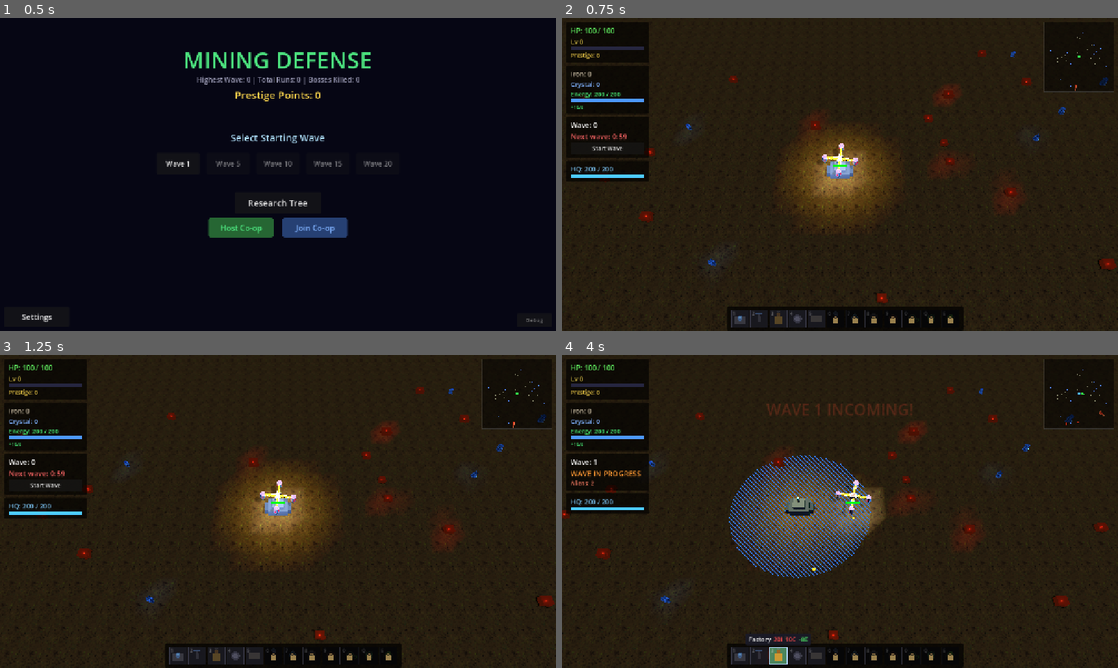
Above: before the commit, frames 1-4 (two rows, left to right).
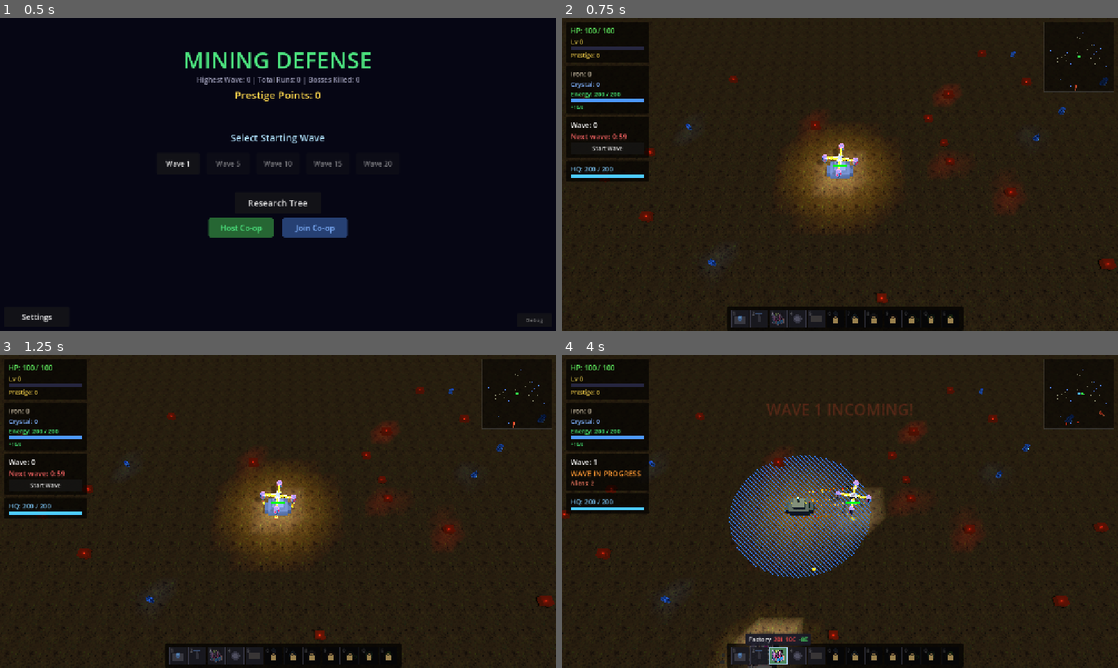
Above: after the commit, the same moments.

Repository: RubenTipparach/godot-sandbox
Game: Godot game, scene res://scenes/main.tscn
The game is run twice, just before and just after one commit, with the same random seed, the same clock (stepped at 60 frames per second) and the same inputs.
Inputs (mouse positions are in pixels of both pictures, inside the frame that each line leads up to):
- Up to frame 1 (0.5 s): no input
- Up to frame 2 (0.75 s): click "Wave 1" at 0.5 s
- Up to frame 3 (1.25 s): no input
- Up to frame 4 (4 s): click "Start Wave" at 1.25 s; tap Enter at 2 s; drag from (739, 655) to (895, 442) at 2.02 s; tap Space at 2.75 s; drag from (756, 655) to (812, 574) at 2.77 s; move the mouse to (778, 655) at 3.52 s; hold D (move_right) from 3.53 s (still down); tap 3 (build_factory) at 3.6 s; click (778, 655) at 3.67 s

Frame 1 is identical in both runs. In frame 2, 0.1% of the frame differs, in the area x 37-54%, y 40-99%; in frame 3, 0.1%; in frame 4, 1.0%, in the area x 27-56%, y 40-100%.

Commit message:
added factory model and factory icon

Diff:
--- /dev/null
+++ b/godot-sandbox/resources/materials/flame.tres
@@ -0,0 +1,11 @@
+[gd_resource type="StandardMaterial3D" format=3 uid="uid://cbrcwmnncaiwm"]
+
+[ext_resource type="Texture2D" uid="uid://duumglnke3plm" path="res://resources/sprites/flame.png" id="1_p54dt"]
+
+[resource]
+transparency = 1
+albedo_color = Color(1, 0.8509804, 0.34117648, 1)
+albedo_texture = ExtResource("1_p54dt")
+emission_energy_multiplier = 5.95
+texture_filter = 0
+billboard_mode = 1
--- a/godot-sandbox/scenes/bullet.tscn
+++ b/godot-sandbox/scenes/bullet.tscn
@@ -1,6 +1,25 @@
-[gd_scene load_steps=2 format=3]
+[gd_scene format=3 uid="uid://dh8evteqpnujh"]
 
-[ext_resource type="Script" path="res://scripts/bullet.gd" id="1"]
+[ext_resource type="Script" uid="uid://di2a064rditfx" path="res://scripts/bullet.gd" id="1"]
 
-[node name="Bullet" type="Node2D"]
+[sub_resource type="Gradient" id="gradient_1"]
+offsets = PackedFloat32Array(0, 0.4, 1)
+colors = PackedColorArray(1, 1, 1, 0, 1, 1, 1, 1, 1, 1, 1, 0.3)
+
+[sub_resource type="GradientTexture2D" id="texture_1"]
+gradient = SubResource("gradient_1")
+width = 24
+height = 8
+fill_from = Vector2(0, 0.5)
+fill_to = Vector2(1, 0.5)
+
+[node name="Bullet" type="Node2D" unique_id=273121595]
 script = ExtResource("1")
+
+[node name="Sprite2D" type="Sprite2D" parent="." unique_id=670248906]
+texture = SubResource("texture_1")
+
+[node name="Trail" type="GPUParticles2D" parent="." unique_id=1644995793]
+emitting = false
+amount = 12
+lifetime = 0.3
--- /dev/null
+++ b/godot-sandbox/scenes/factory_building.tscn
@@ -0,0 +1,24 @@
+[gd_scene format=3 uid="uid://bhigihv6g7w5j"]
+
+[ext_resource type="PackedScene" uid="uid://ceo61h8ed4il6" path="res://resources/models/factory.glb" id="1"]
+[ext_resource type="PackedScene" path="res://scenes/particles/smoke.tscn" id="2_7sv1j"]
+
+[node name="FactoryBuilding" type="Node3D" unique_id=1065369913]
+
+[node name="Model" parent="." unique_id=317736571 instance=ExtResource("1")]
+transform = Transform3D(3, 0, 0, 0, 3, 0, 0, 0, 3, 0, 0, 0)
+
+[node name="SpotLight3D" type="SpotLight3D" parent="." unique_id=1586783818]
+transform = Transform3D(1, 0, 0, 0, -4.371139e-08, 1, 0, -1, -4.371139e-08, 0, 70, 0)
+spot_range = 100.057
+spot_attenuation = -0.26
+spot_angle = 54.85
+
+[node name="SmokeFX" parent="." unique_id=1694503404 instance=ExtResource("2_7sv1j")]
+transform = Transform3D(1, 0, 0, 0, 1, 0, 0, 0, 1, -13, 51, 5)
+
+[node name="SmokeFX2" parent="." unique_id=1500616756 instance=ExtResource("2_7sv1j")]
+transform = Transform3D(1, 0, 0, 0, 1, 0, 0, 0, 1, -13, 51, 14)
+
+[node name="SmokeFX3" parent="." unique_id=1293982558 instance=ExtResource("2_7sv1j")]
+transform = Transform3D(1, 0, 0, 0, 1, 0, 0, 0, 1, -13, 38, -8)
--- /dev/null
+++ b/godot-sandbox/scenes/particles/smoke.tscn
@@ -0,0 +1,37 @@
+[gd_scene format=3]
+
+[sub_resource type="Gradient" id="smoke_gradient"]
+colors = PackedColorArray(0.6, 0.6, 0.6, 0.6, 0.3, 0.3, 0.3, 0)
+
+[sub_resource type="GradientTexture1D" id="smoke_grad_tex"]
+gradient = SubResource("smoke_gradient")
+
+[sub_resource type="ParticleProcessMaterial" id="smoke_mat"]
+direction = Vector3(0, 1, 0)
+spread = 15.0
+initial_velocity_min = 8.0
+initial_velocity_max = 16.0
+gravity = Vector3(0, 2, 0)
+damping_min = 2.0
+damping_max = 5.0
+scale_min = 1.0
+scale_max = 4.0
+color = Color(0.45, 0.42, 0.4, 0.5)
+color_ramp = SubResource("smoke_grad_tex")
+
+[sub_resource type="StandardMaterial3D" id="smoke_billboard_mat"]
+transparency = 1
+albedo_color = Color(0.5, 0.48, 0.45, 1)
+billboard_mode = 1
+
+[sub_resource type="QuadMesh" id="smoke_quad"]
+material = SubResource("smoke_billboard_mat")
+size = Vector2(4, 4)
+
+[node name="SmokeFX" type="GPUParticles3D"]
+cast_shadow = 0
+amount = 20
+lifetime = 1.5
+explosiveness = 0.0
+process_material = SubResource("smoke_mat")
+draw_pass_1 = SubResource("smoke_quad")
--- /dev/null
+++ b/godot-sandbox/scenes/particles/thruster.tscn
@@ -0,0 +1,34 @@
+[gd_scene format=3 uid="uid://bdapr52xf4o34"]
+
+[ext_resource type="Material" uid="uid://cbrcwmnncaiwm" path="res://resources/materials/flame.tres" id="1_mf4tt"]
+
+[sub_resource type="Gradient" id="thruster_gradient"]
+colors = PackedColorArray(1, 0.9, 0.3, 1, 1, 0.3, 0, 0)
+
+[sub_resource type="GradientTexture1D" id="thruster_grad_tex"]
+gradient = SubResource("thruster_gradient")
+
+[sub_resource type="ParticleProcessMaterial" id="thruster_mat"]
+direction = Vector3(0, -1, 0)
+spread = 8.0
+initial_velocity_min = 30.0
+initial_velocity_max = 60.0
+gravity = Vector3(0, 0, 0)
+damping_min = 5.0
+damping_max = 10.0
+scale_min = 0.6
+scale_max = 1.8
+color = Color(1, 0.7, 0.2, 1)
+color_ramp = SubResource("thruster_grad_tex")
+
+[sub_resource type="QuadMesh" id="QuadMesh_ys4te"]
+material = ExtResource("1_mf4tt")
+size = Vector2(3, 3)
+
+[node name="ThrusterFX1" type="GPUParticles3D" unique_id=1835250590]
+cast_shadow = 0
+amount = 16
+lifetime = 0.4
+explosiveness = 0.05
+process_material = SubResource("thruster_mat")
+draw_pass_1 = SubResource("QuadMesh_ys4te")
--- a/godot-sandbox/scenes/player_ship.tscn
+++ b/godot-sandbox/scenes/player_ship.tscn
@@ -1,6 +1,31 @@
 [gd_scene format=3 uid="uid://dvmlfavda273n"]
 
 [ext_resource type="PackedScene" uid="uid://rplhu7lpknyn" path="res://resources/models/cross_lander.glb" id="1"]
+[ext_resource type="PackedScene" uid="uid://bdapr52xf4o34" path="res://scenes/particles/thruster.tscn" id="2_7t0u0"]
+[ext_resource type="Material" uid="uid://cbrcwmnncaiwm" path="res://resources/materials/flame.tres" id="2_ye4q7"]
+
+[sub_resource type="Gradient" id="thruster_gradient"]
+colors = PackedColorArray(1, 0.9, 0.3, 1, 1, 0.3, 0, 0)
+
+[sub_resource type="GradientTexture1D" id="thruster_grad_tex"]
+gradient = SubResource("thruster_gradient")
+
+[sub_resource type="ParticleProcessMaterial" id="thruster_mat"]
+direction = Vector3(0, -1, 0)
+spread = 8.0
+initial_velocity_min = 30.0
+initial_velocity_max = 60.0
+gravity = Vector3(0, 0, 0)
+damping_min = 5.0
+damping_max = 10.0
+scale_min = 0.6
+scale_max = 1.8
+color = Color(1, 0.7, 0.2, 1)
+color_ramp = SubResource("thruster_grad_tex")
+
+[sub_resource type="QuadMesh" id="QuadMesh_ys4te"]
+material = ExtResource("2_ye4q7")
+size = Vector2(3, 3)
 
 [node name="PlayerShip" type="Node3D" unique_id=1593469570]
 
@@ -9,6 +34,7 @@
 
 [node name="SpotLight3D" type="SpotLight3D" parent="." unique_id=1800258020]
 transform = Transform3D(1, 0, 0, 0, -4.371139e-08, 1, 0, -1, -4.371139e-08, 0, 133.16992, 0)
+light_color = Color(0.6779307, 0.75176793, 1, 1)
 spot_range = 153.157
 spot_attenuation = -0.1
 spot_angle = 36.9
@@ -27,3 +53,65 @@
 
 [node name="LaserOrigin" type="Marker3D" parent="." unique_id=1330647160]
 transform = Transform3D(1, 0, 0, 0, 1, 0, 0, 0, 1, 0, 41, 0)
+
+[node name="Thruster1" type="Marker3D" parent="." unique_id=1364093862]
+transform = Transform3D(1, 0, 0, 0, 1, 0, 0, 0, 1, -30, 39, 0)
+
+[node name="ThrusterFX1" parent="Thruster1" unique_id=1835250590 instance=ExtResource("2_7t0u0")]
+
+[node name="ThrusterLight1" type="OmniLight3D" parent="Thruster1" unique_id=1397151061]
+light_color = Color(1, 0.6, 0.2, 1)
+light_energy = 1.5
+omni_range = 15.0
+omni_attenuation = 1.5
+
+[node name="Thruster2" type="Marker3D" parent="." unique_id=793060507]
+transform = Transform3D(1, 0, 0, 0, 1, 0, 0, 0, 1, 0, 39, -30)
+
+[node name="ThrusterLight2" type="OmniLight3D" parent="Thruster2" unique_id=16487976]
+light_color = Color(1, 0.6, 0.2, 1)
+light_energy = 1.5
+omni_range = 15.0
+omni_attenuation = 1.5
+
+[node name="ThrusterFX1" type="GPUParticles3D" parent="Thruster2" unique_id=1948467559]
+cast_shadow = 0
+amount = 16
+lifetime = 0.4
+explosiveness = 0.05
+process_material = SubResource("thruster_mat")
+draw_pass_1 = SubResource("QuadMesh_ys4te")
+
+[node name="Thruster3" type="Marker3D" parent="." unique_id=1676087388]
+transform = Transform3D(1, 0, 0, 0, 1, 0, 0, 0, 1, 0, 39, 30)
+
+[node name="ThrusterLight3" type="OmniLight3D" parent="Thruster3" unique_id=373031034]
+light_color = Color(1, 0.6, 0.2, 1)
+light_energy = 1.5
+omni_range = 15.0
+omni_attenuation = 1.5
+
+[node name="ThrusterFX1" type="GPUParticles3D" parent="Thruster3" unique_id=1234166113]
+cast_shadow = 0
+amount = 16
+lifetime = 0.4
+explosiveness = 0.05
+process_material = SubResource("thruster_mat")
+draw_pass_1 = SubResource("QuadMesh_ys4te")
+
+[node name="Thruster4" type="Marker3D" parent="." unique_id=1748573634]
+transform = Transform3D(1, 0, 0, 0, 1, 0, 0, 0, 1, 30, 38, 0)
+
+[node name="ThrusterLight4" type="OmniLight3D" parent="Thruster4" unique_id=986600137]
+light_color = Color(1, 0.6, 0.2, 1)
+light_energy = 1.5
+omni_range = 15.0
+omni_attenuation = 1.5
+
+[node name="ThrusterFX1" type="GPUParticles3D" parent="Thruster4" unique_id=1207892412]
+cast_shadow = 0
+amount = 16
+lifetime = 0.4
+explosiveness = 0.05
+process_material = SubResource("thruster_mat")
+draw_pass_1 = SubResource("QuadMesh_ys4te")
--- a/godot-sandbox/scripts/build_icon.gd
+++ b/godot-sandbox/scripts/build_icon.gd
@@ -9,6 +9,13 @@
 var crystal_cost: int = 0
 var locked: bool = false
 var is_hovered: bool = false
+
+var _icon_textures: Dictionary = {}
+
+func _get_icon_texture(path: String) -> Texture2D:
+	if path not in _icon_textures:
+		_icon_textures[path] = load(path)
+	return _icon_textures[path]
 
 signal pressed
 signal hovered(icon)
@@ -66,10 +73,13 @@
 			draw_circle(center, 6, Color(0.5, 0.5, 0.6, icon_alpha))
 			draw_line(center, center + Vector2(12, 0), Color(0.3, 0.3, 0.35, icon_alpha), 3.0)
 		"factory":
-			# Square with chimney
-			draw_rect(Rect2(10, 14, 20, 18), Color(0.8, 0.6, 0.2, icon_alpha))
-			draw_rect(Rect2(16, 6, 8, 10), Color(0.6, 0.4, 0.15, icon_alpha))
-			draw_circle(Vector2(20, 4), 3, Color(0.5, 0.5, 0.5, icon_alpha * 0.5))
+			var tex = _get_icon_texture("res://resources/sprites/factory icon.png")
+			if tex:
+				var tex_size = tex.get_size()
+				var scale_f = min(32.0 / tex_size.x, 32.0 / tex_size.y)
+				var draw_size = tex_size * scale_f
+				var offset = (Vector2(40, 40) - draw_size) / 2.0
+				draw_texture_rect(tex, Rect2(offset, draw_size), false, Color(1, 1, 1, icon_alpha))
 		"wall":
 			# Brick wall
 			draw_rect(Rect2(8, 12, 24, 16), Color(0.45, 0.42, 0.38, icon_alpha))
--- a/godot-sandbox/scripts/bullet.gd
+++ b/godot-sandbox/scripts/bullet.gd
@@ -17,9 +17,35 @@
 var chain_retention: float = CFG.chain_base_retention
 var visual_only: bool = false  # Remote bullets: just move + draw, no hit detection
 
+@onready var sprite: Sprite2D = $Sprite2D
+@onready var trail: GPUParticles2D = $Trail
+
+
+func _ready():
+	_update_color()
+
+	if trail:
+		trail.emitting = true
+
+
+func _update_color():
+	var color = Color(1, 0.9, 0.2)
+	if from_turret:
+		color = Color(0.3, 0.9, 1.0)
+	if burn_dps > 0:
+		color = Color(1.0, 0.5, 0.1)
+	if slow_amount > 0:
+		color = Color(0.4, 0.8, 1.0)
+
+	if sprite:
+		sprite.modulate = color
+	if trail:
+		trail.modulate = Color(color.r, color.g, color.b, 0.5)
+
 
 func _process(delta):
 	position += direction * speed * delta
+	rotation = direction.angle()
 	lifetime -= delta
 	if lifetime <= 0:
 		queue_free()
@@ -32,8 +58,6 @@
 				_on_hit(alien)
 				queue_free()
 				return
-
-	queue_redraw()
 
 
 func _on_hit(alien: Node2D):
@@ -98,17 +122,3 @@
 		fx.set_script(preload("res://scripts/lightning_effect.gd"))
 		fx.points = chain_positions
 		get_tree().current_scene.game_world_2d.add_child(fx)
-
-
-func _draw():
-	var color = Color(1, 0.9, 0.2)
-	if from_turret:
-		color = Color(0.3, 0.9, 1.0)
-	if burn_dps > 0:
-		color = Color(1.0, 0.5, 0.1)
-	if slow_amount > 0:
-		color = Color(0.4, 0.8, 1.0)
-
-	draw_circle(Vector2.ZERO, 3.0, color)
-	draw_circle(Vector2.ZERO, 1.5, Color(1, 1, 1, 0.8))
-	draw_line(Vector2.ZERO, -direction * 6.0, Color(color.r, color.g, color.b, 0.3), 2.0)
--- a/godot-sandbox/scripts/main.gd
+++ b/godot-sandbox/scripts/main.gd
@@ -1588,9 +1588,8 @@
 			head.add_child(barrel)
 			root.add_child(head)
 		"Factory":
-			root.add_child(_mesh_box(Vector3(24, 16, 24), Color(0.7, 0.5, 0.2), Vector3(0, 8, 0)))
-			root.add_child(_mesh_cyl(5, 18, Color(0.6, 0.45, 0.2), Vector3(8, 18, 0)))
-			root.add_child(_mesh_box(Vector3(10, 3, 10), Color(0.8, 0.6, 0.25), Vector3(-4, 17, 0)))
+			var factory_scene = load("res://scenes/factory_building.tscn").instantiate()
+			root.add_child(factory_scene)
 		"Wall":
 			root.add_child(_mesh_box(Vector3(30, 18, 10), Color(0.5, 0.5, 0.55), Vector3(0, 9, 0)))
 			root.add_child(_mesh_box(Vector3(6, 4, 11), Color(0.45, 0.45, 0.5), Vector3(-10, 20, 0)))
Binary file added: godot-sandbox/resources/models/factory.glb
Not shown, added: godot-sandbox/resources/models/factory.glb.import
Binary file added: godot-sandbox/resources/models/factory_0.png
Not shown, added: godot-sandbox/resources/models/factory_0.png.import
Not shown, added: godot-sandbox/resources/models/rock2.gltf
Not shown, added: godot-sandbox/resources/models/rock2.gltf.import
Binary file added: godot-sandbox/resources/models/rock2_0.png
Not shown, added: godot-sandbox/resources/models/rock2_0.png.import
Binary file added: godot-sandbox/resources/sprites/bullet.png
Not shown, added: godot-sandbox/resources/sprites/bullet.png.import
Binary file added: godot-sandbox/resources/sprites/factory icon.png
Not shown, added: godot-sandbox/resources/sprites/factory icon.png.import
(and 2 more such lines)
